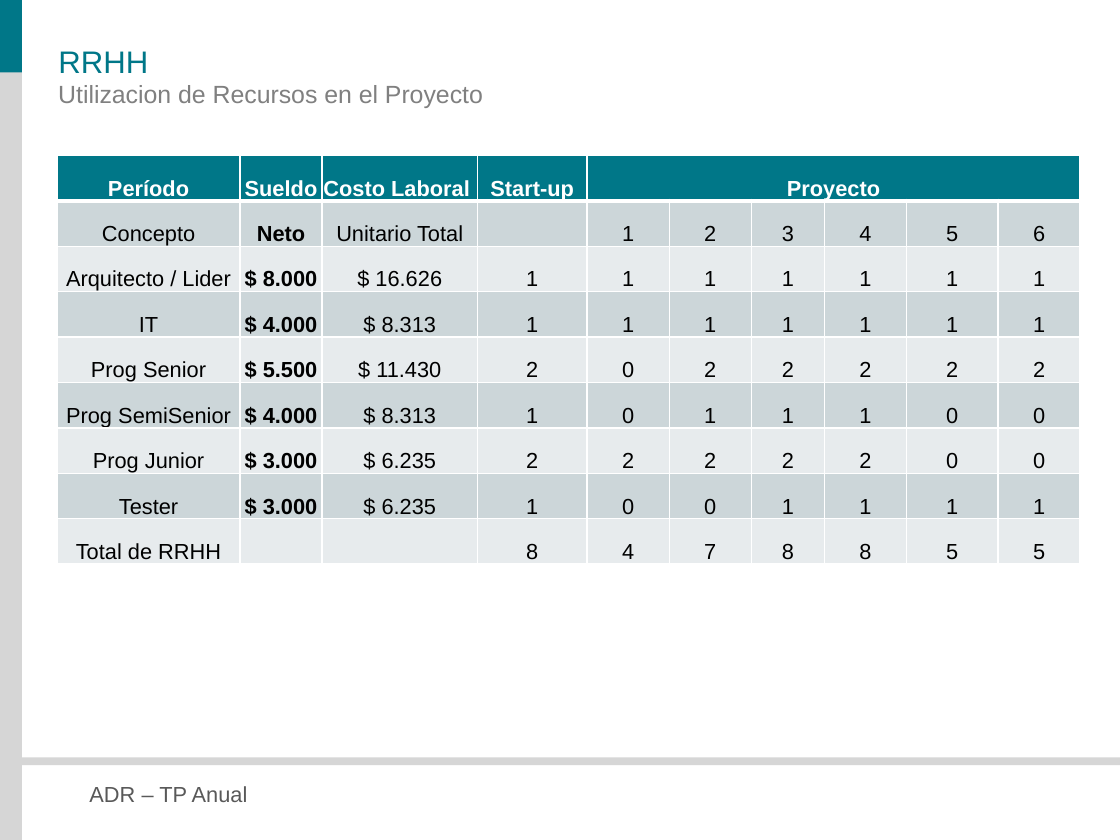
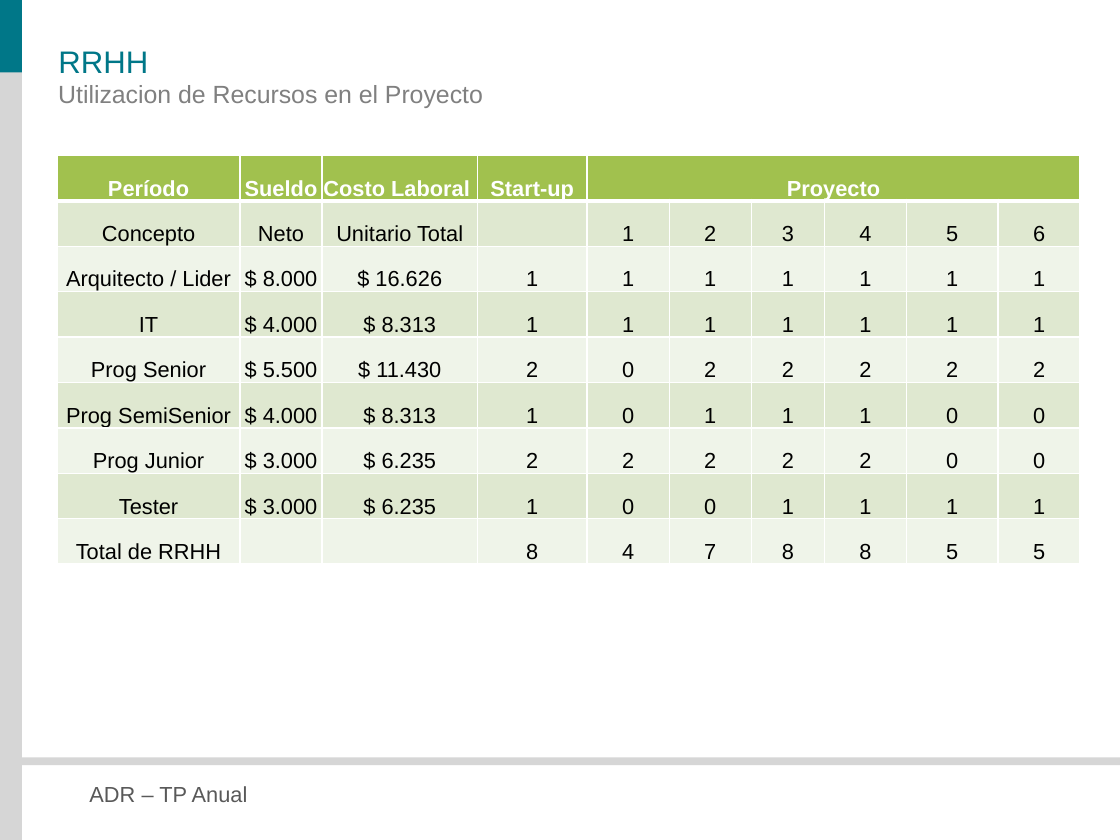
Before and after one commit to veritoreinoso/adr-2010, a slide deck: slide 28 of Presentacion.pptx (slide 27 before the commit). Drawn at 1120x840 pixels with LibreOffice and Linux fonts; fonts in the diff are those of the drawing. Boxes give left, top, right and bottom in pixels: in the first picture for what was removed or moved away, otherwise in the second. Text is boxed around its words. In the diff, an @@ line names an element or a change of style, - is before the commit and + after.

```diff
--- a/Presentacion.pptx
+++ b/Presentacion.pptx
@@ table at [57,156,1079,564] @@
@@ fill #007788 to #A1C14E in 5 cells @@
@@ fill #CCD6DA to #E0E9D0 in 40 cells @@
@@ fill #E7ECED to #F0F4E9 in 40 cells @@
@@ bold off in "Neto", "$ 8.000", "$ 4.000", "$ 5.500" and 3 more places @@
```
Also in this commit, not shown: 9 other slides changed, 3 slides added, 1 slide removed.
